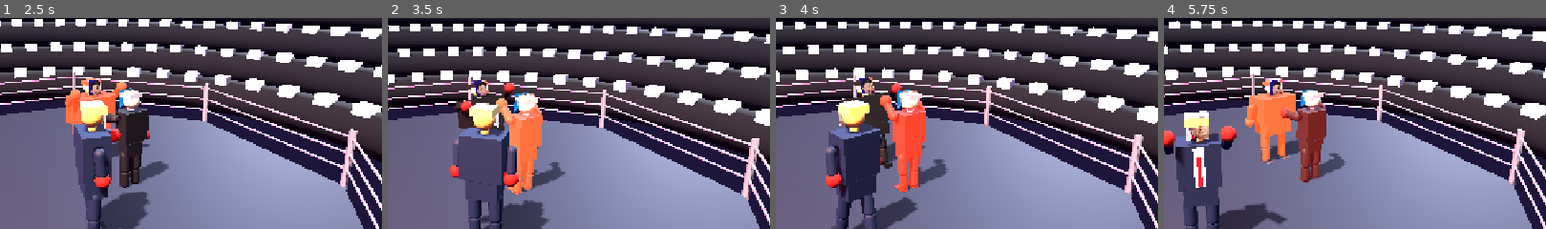
Above: before the commit, frames 1-4 (left to right).
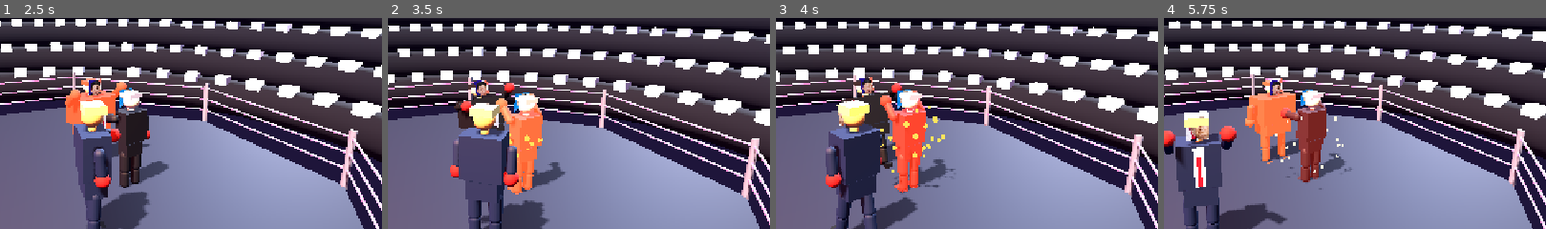
Above: after the commit, the same moments.

Repository: arn0ld87/Fighter
Game: Godot game, scene res://Main.tscn
Two runs of this game, one before a commit and one after it. Both use one fixed random seed, a clock stepped at 60 frames per second and the inputs below.
Inputs (mouse positions are % of the whole screen's width and height, from its top left):
- Up to frame 1 (2.5 s): move the mouse to (72, 44) at 0.52 s; hold D (ttf_right) 0.53-1.25 s; tap I (ttf_block) at 0.6 s; click (72, 44) at 0.67 s; tap Space at 0.77 s; drag from (30, 54) to (45, 70) at 1.27 s; move the mouse to (60, 27) at 2.02 s; hold D (ttf_right) from 2.03 s (still down); tap K (ttf_heavy) at 2.1 s
- Up to frame 2 (3.5 s): release D (ttf_right) at 2.75 s; drag from (45, 70) to (20, 34) at 2.77 s
- Up to frame 3 (4 s): move the mouse to (80, 64) at 3.52 s; hold A (ttf_left) from 3.53 s (still down); tap L (ttf_special) at 3.6 s; tap Space at 3.77 s
- Up to frame 4 (5.75 s): release A (ttf_left) at 4.25 s; drag from (20, 34) to (35, 24) at 4.27 s; move the mouse to (55, 49) at 5.02 s; hold S (ttf_down) from 5.03 s (still down); tap I (ttf_block) at 5.1 s; click (55, 49) at 5.17 s
The pictures show only the part of the screen within x 36-86%, y 31-81%; the shares and areas given below are measured in that part.

Frame 1 is identical in both runs. In frame 2, 0.1% of the frame differs, in the area x 31-42%, y 54-80%; in frame 3, 0.5%, in the area x 27-47%, y 41-83%; in frame 4, 0.2%.

Commit message:
feat(godot): Treffer-Partikel + --action Live-Kampf-Screenshot-Modus
- CPUParticles3D-Funkenstoß bei jedem Treffer (gold, größer/oranger bei Special);
  iOS/Compatibility-sicher, Auto-Free nach 1,3s.
- --action: startet einen Live-KI-Kampf (kein Freeze) und captured mitten im
  Gefecht -> zeigt Animation, Treffer-Feedback und Partikel statt nur Portrait.

Co-Authored-By: Claude Opus 4.8 (1M context) <noreply@anthropic.com>

Diff:
--- a/godot/scripts/Game.gd
+++ b/godot/scripts/Game.gd
@@ -36,10 +36,12 @@
 var crowd_excite: float = 0.0   # decays; spikes on hits -> louder crowd
 var _gong_played: bool = false
 var _sim_fight: bool = false    # --simfight: all AI, print duration, quit
+var _action_shot: bool = false  # --action: live AI fight, capture mid-combat
 var fight_elapsed: float = 0.0
 
 func _ready() -> void:
-	_want_shot = "--shot" in OS.get_cmdline_user_args()
+	_action_shot = "--action" in OS.get_cmdline_user_args()
+	_want_shot = ("--shot" in OS.get_cmdline_user_args()) or _action_shot
 	_sim_fight = "--simfight" in OS.get_cmdline_user_args()
 	_setup_input()
 	_build_environment()
@@ -50,13 +52,14 @@
 	_build_hud()
 	_build_audio()
 	_build_touch()
-	if _sim_fight:
+	if _sim_fight or _action_shot:
 		for f in fighters:
 			f.is_player = false
 		player = null
 		match_state = "fight"
 		intro_timer = 0.0
-	if _want_shot:
+		_gong_played = true
+	if _want_shot and not _action_shot:
 		# deterministic portrait: 3 fighters in a row, facing the camera, frozen
 		var xs := [-2.4, 0.0, 2.4]
 		var i := 0
@@ -368,6 +371,7 @@
 	if audio:
 		audio.play_hit(is_special)
 	crowd_excite = minf(1.0, crowd_excite + (0.55 if is_special else 0.3))
+	_spawn_hit_fx(victim.global_position + Vector3(0, 1.2, 0), is_special)
 
 func _on_ko(_who) -> void:
 	shake = maxf(shake, 0.7)
@@ -378,6 +382,33 @@
 func _on_swing(_kind) -> void:
 	if audio:
 		audio.play_whoosh()
+
+func _spawn_hit_fx(pos: Vector3, is_special: bool) -> void:
+	var p := CPUParticles3D.new()
+	p.position = pos
+	p.one_shot = true
+	p.explosiveness = 1.0
+	p.amount = 28 if is_special else 16
+	p.lifetime = 0.5
+	var m := SphereMesh.new()
+	m.radius = 0.045; m.height = 0.09; m.radial_segments = 6; m.rings = 3
+	var mat := StandardMaterial3D.new()
+	mat.shading_mode = BaseMaterial3D.SHADING_MODE_UNSHADED
+	mat.albedo_color = Color("ffd24a") if is_special else Color("fff2cc")
+	mat.emission_enabled = true
+	mat.emission = Color("ff5a1e") if is_special else Color("ffcf66")
+	m.material = mat
+	p.mesh = m
+	p.direction = Vector3(0, 1, 0)
+	p.spread = 180.0
+	p.initial_velocity_min = 2.2
+	p.initial_velocity_max = 5.5 if is_special else 3.6
+	p.gravity = Vector3(0, -7.0, 0)
+	p.scale_amount_min = 0.7
+	p.scale_amount_max = 1.4 if is_special else 1.0
+	add_child(p)
+	p.emitting = true
+	get_tree().create_timer(1.3).timeout.connect(p.queue_free)
 
 func _update_crowd(delta: float) -> void:
 	if not audio or _want_shot:
